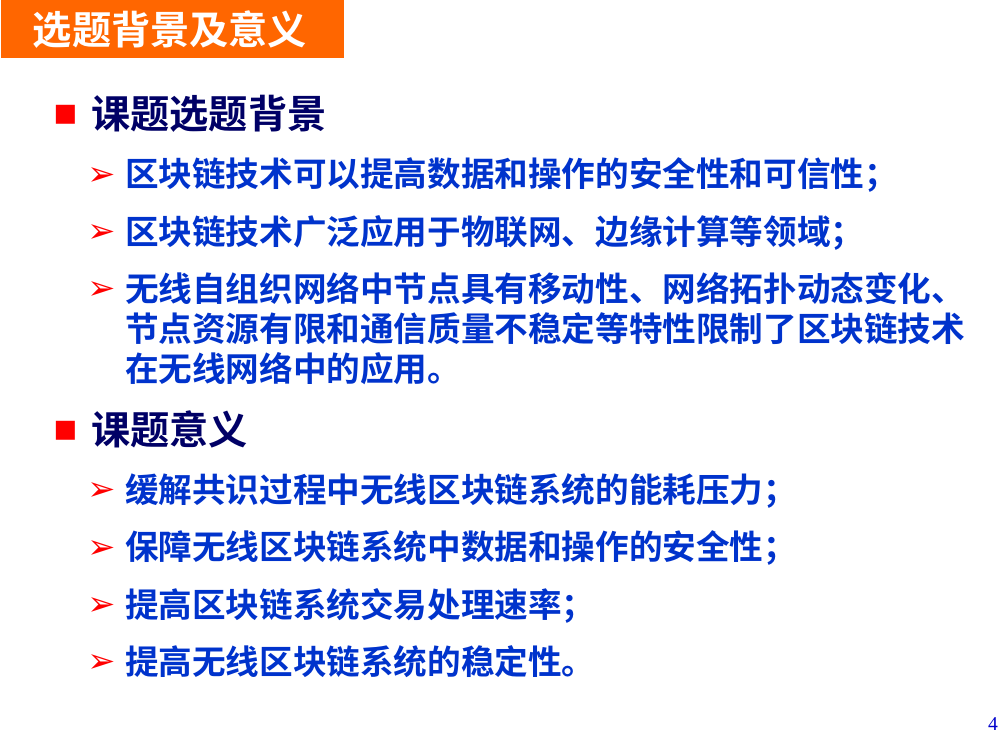
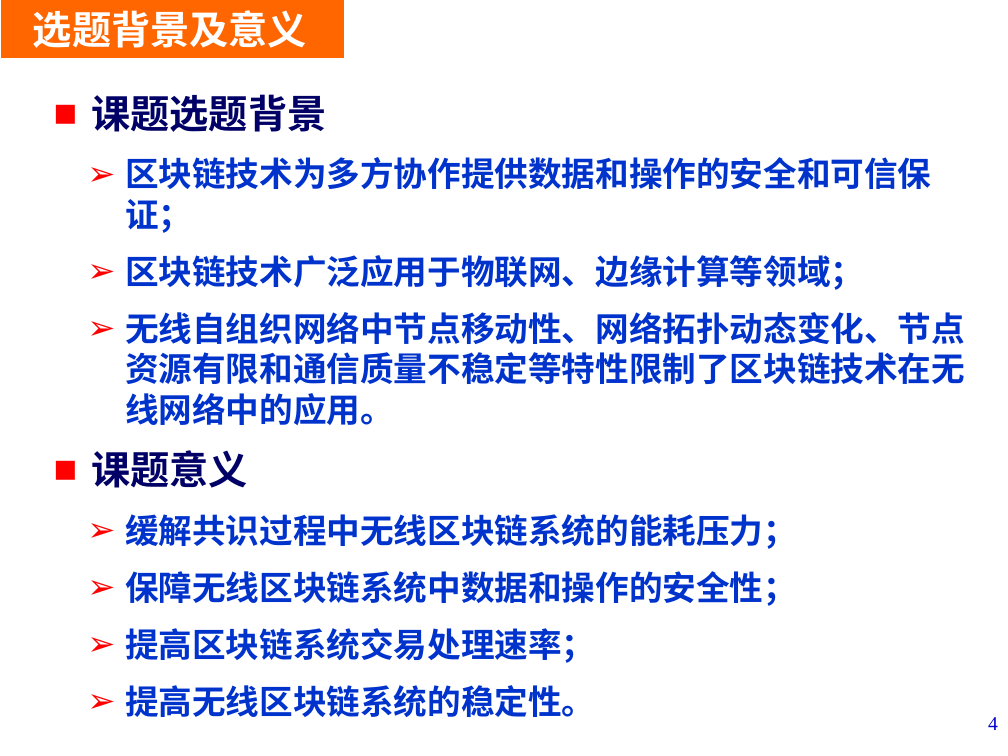
Before and after one commit to LiZhang2021/Blockchain, a slide deck: slide 4 of Doc/PHD_Papers/Thesis_Proposal/开题V4.pptx. Drawn at 1008x756 pixels with LibreOffice and Linux fonts; fonts in the diff are those of the drawing; background and template pictures are left out. Boxes give left, top, right and bottom in pixels: in the first picture for what was removed or moved away, otherwise in the second. Text is boxed around its words. In the diff, an @@ line names an element or a change of style, - is before the commit and + after.

```diff
--- a/Doc/PHD_Papers/Thesis_Proposal/开题V4.pptx
+++ b/Doc/PHD_Papers/Thesis_Proposal/开题V4.pptx
@@ text at (125, 157, 931, 233): text changed @@
-➢ 区块链技术可以提高数据和操作的安全性和可信性；
+➢ 区块链技术为多方协作提供数据和操作的安全和可信保证；
@@ text at (125, 312, 965, 425): text changed @@
-➢ 无线自组织网络中节点具有移动性、网络拓扑动态变化、节点资源有限和通信质量不稳定等特性限制了区块链技术在无线网络中的应用。
+➢ 无线自组织网络中节点移动性、网络拓扑动态变化、节点资源有限和通信质量不稳定等特性限制了区块链技术在无线网络中的应用。
```
Also in this commit, not shown: 5 other slides changed, 2 slides added, 1 slide removed, 1 other file.
